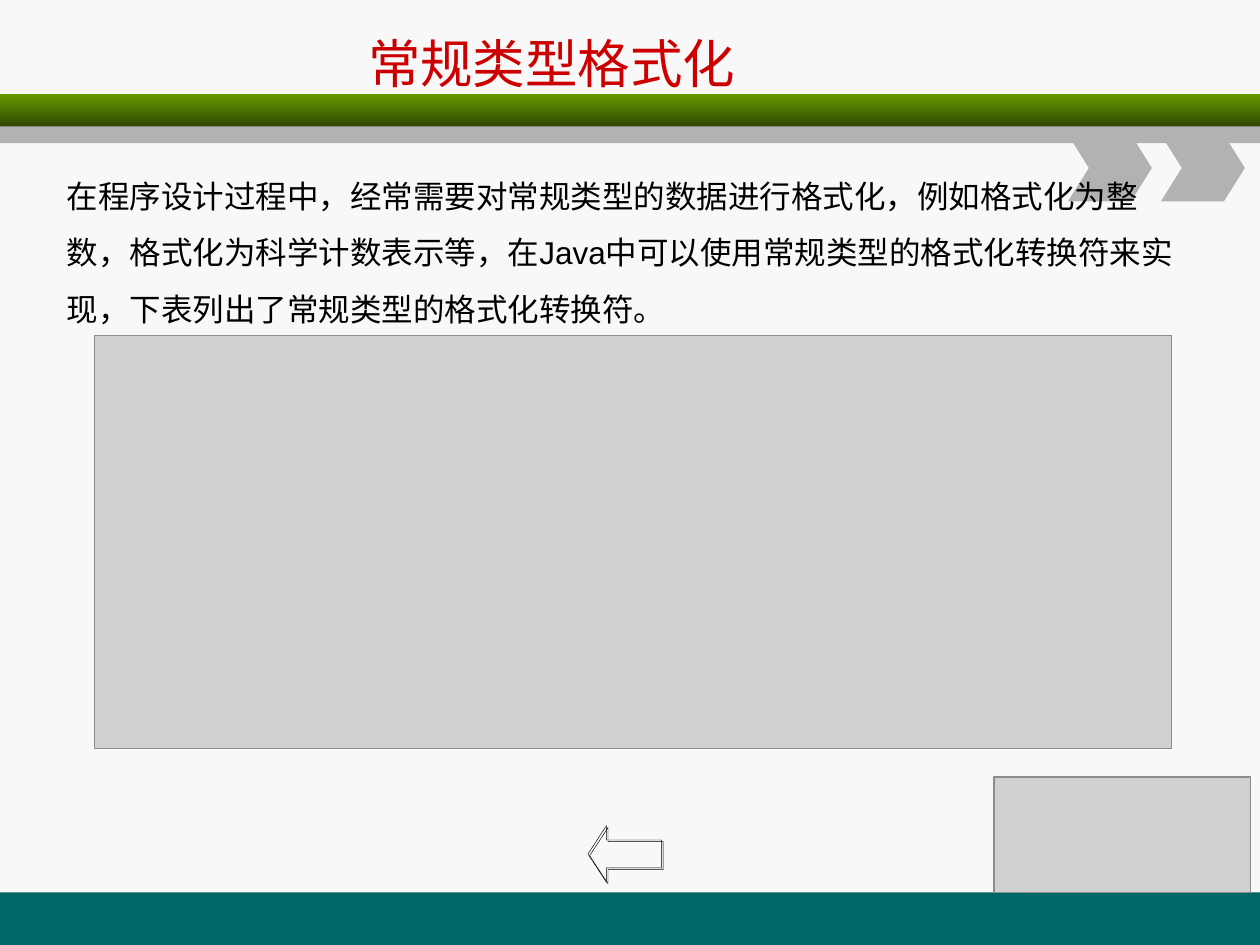
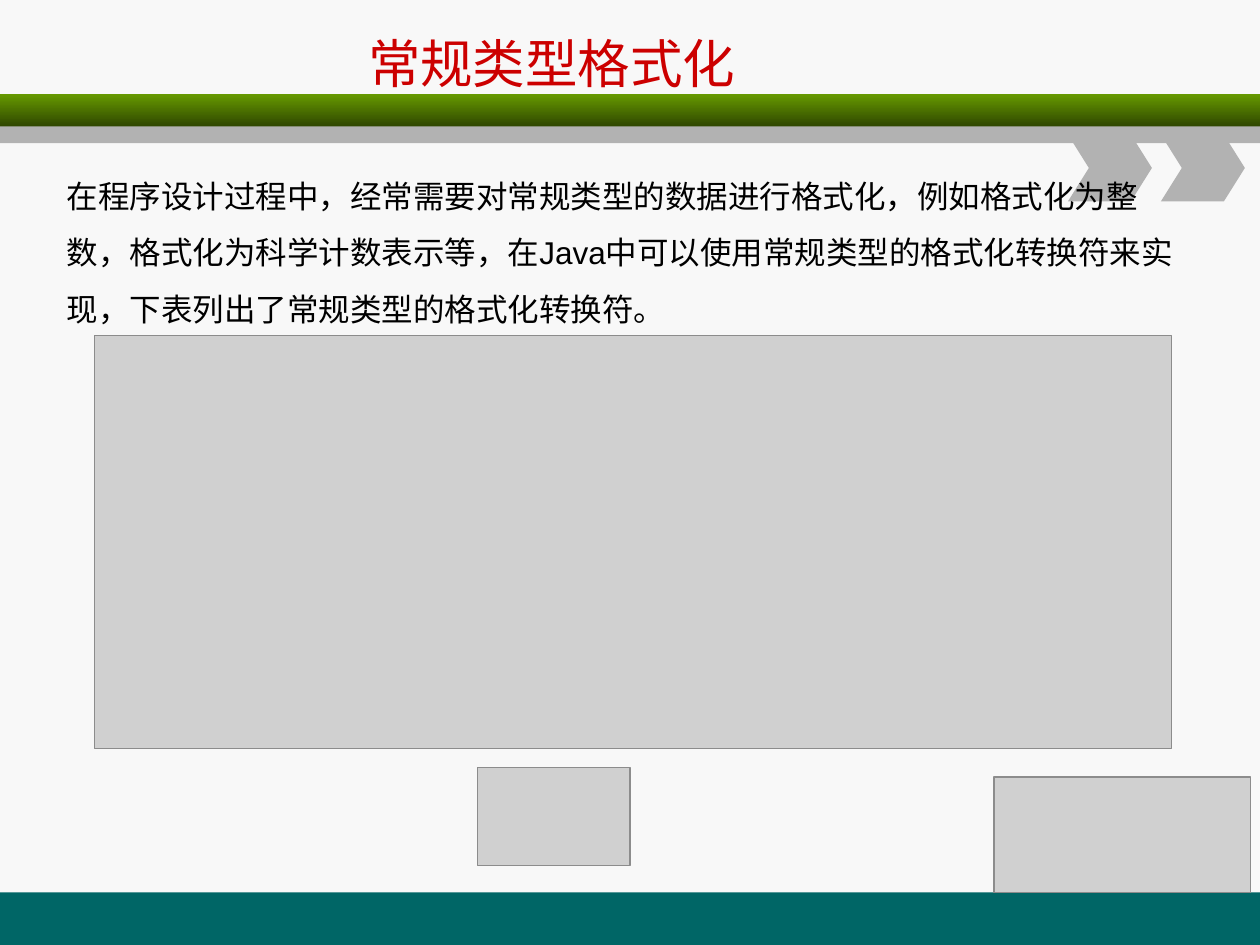
Before and after one commit to christwei/gitDoc, a slide deck: slide 73 of 课件/环宇/java编程基础/A2.ppt. Drawn at 1260x945 pixels with LibreOffice and Linux fonts; fonts in the diff are those of the drawing; grey boxes stand for pictures. Boxes give left, top, right and bottom in pixels: in the first picture for what was removed or moved away, otherwise in the second. Text is boxed around its words. In the diff, an @@ line names an element or a change of style, - is before the commit and + after.

```diff
--- a/课件/环宇/java编程基础/A2.ppt
+++ b/课件/环宇/java编程基础/A2.ppt
@@ picture added at [478,767,630,866] @@
@@ left arrow removed at [588,827,662,882] @@
```
Also in this commit, not shown: 7 other slides changed, 11 other files.
